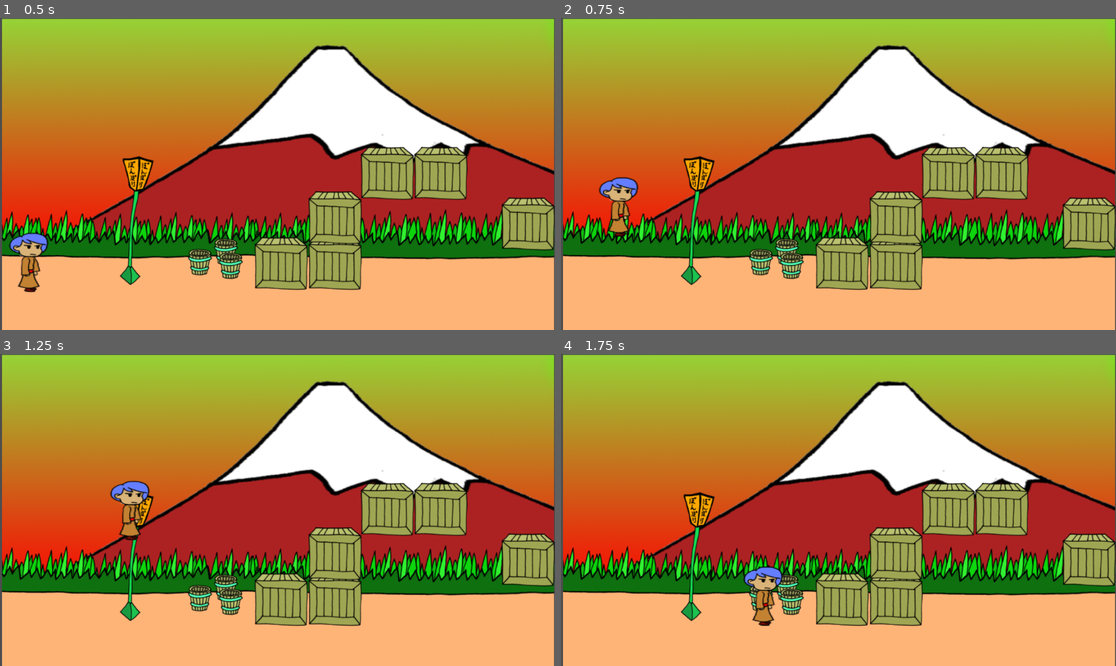
Above: before the commit, frames 1-4 (two rows, left to right).
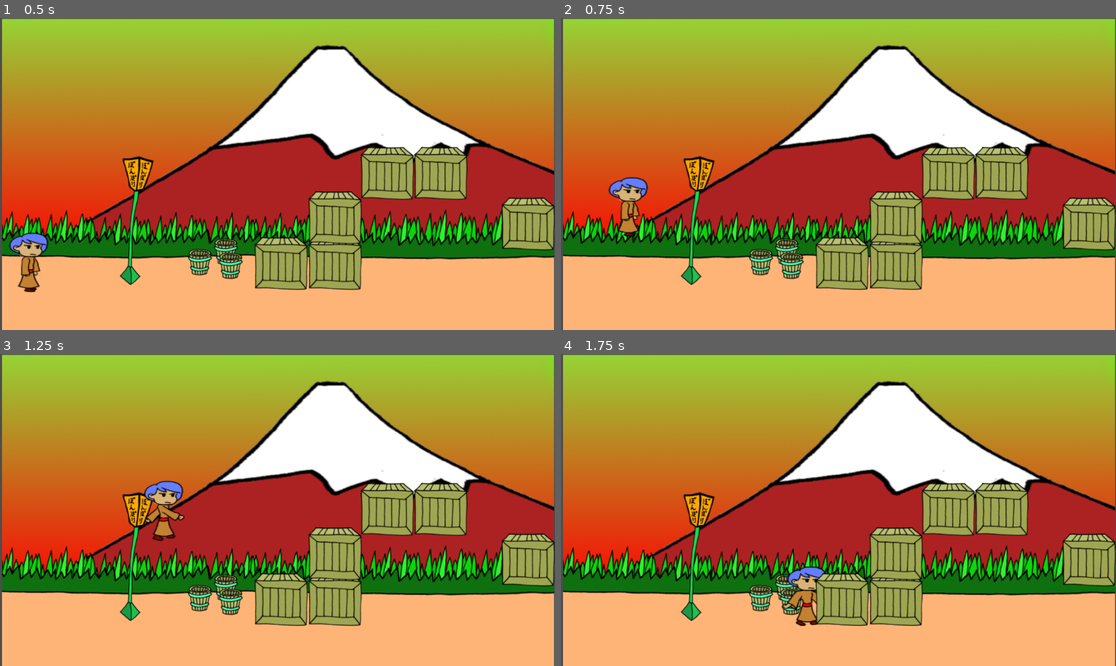
Above: after the commit, the same moments.

Repository: gabriel-pagani/jogos
Game: Godot game, scene res://world.tscn
Two runs of this game, one before a commit and one after it. Both use one fixed random seed, a clock stepped at 60 frames per second and the inputs below.
Inputs:
- Up to frame 1 (0.5 s): no input
- Up to frame 2 (0.75 s): tap Enter (ui_accept) at 0.5 s; hold Right (ui_right) from 0.53 s (still down)
- Up to frame 3 (1.25 s): keep holding Right (ui_right); tap Enter (ui_accept) at 0.77 s
- Up to frame 4 (1.75 s): keep holding Right (ui_right); tap Enter (ui_accept) at 1.52 s

Frame 1 is identical in both runs. In frame 2, 1.0% of the frame differs, in the area x 6-16%, y 51-71%; in frame 3, 1.6%, in the area x 19-34%, y 40-61%; in frame 4, 1.6%.

Commit message:
Update player.gd

Diff:
--- a/hello/player.gd
+++ b/hello/player.gd
@@ -1,7 +1,7 @@
 extends CharacterBody2D
 
 
-const SPEED = 300.0
+const SPEED = 400
 const JUMP_VELOCITY = -600.0
 
 
@@ -23,3 +23,9 @@
 		velocity.x = move_toward(velocity.x, 0, SPEED)
 
 	move_and_slide()
+
+	# Play animation based on movement
+	if direction != 0:
+		$AnimatedSprite2D.play()
+	else:
+		$AnimatedSprite2D.stop()
